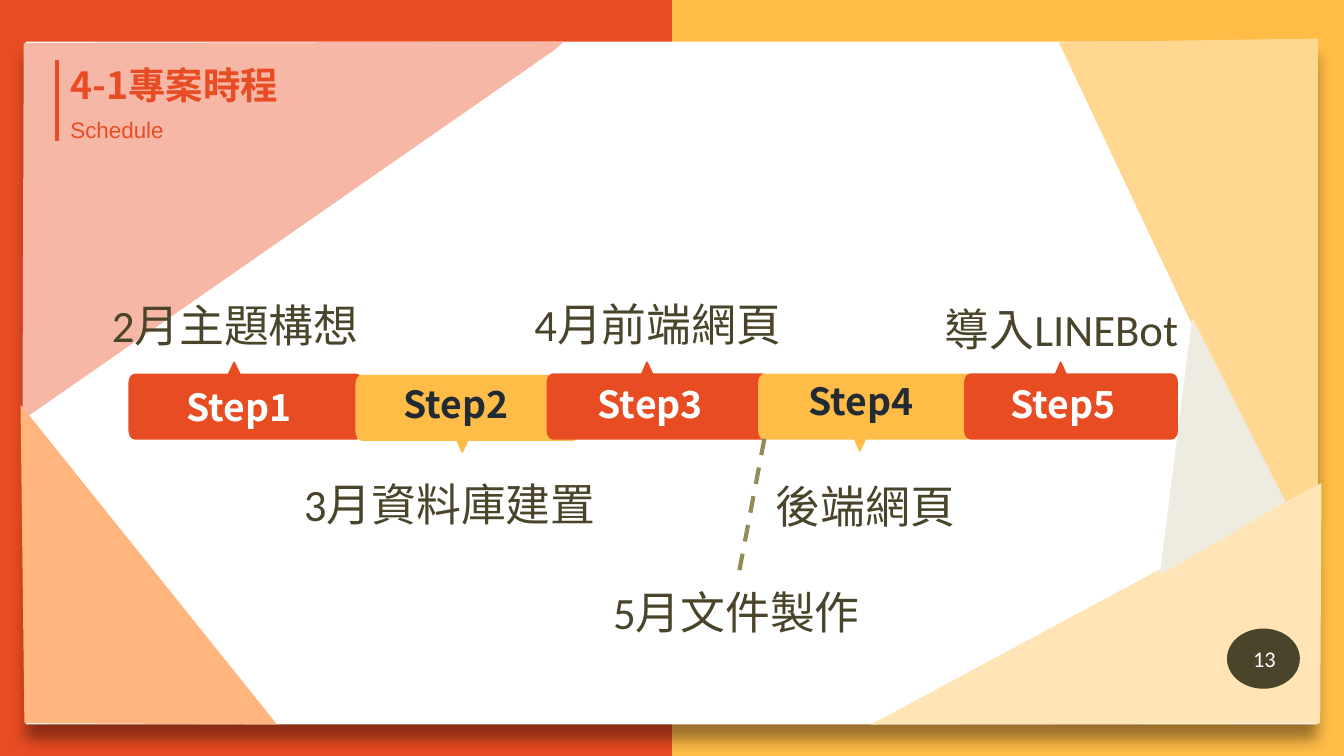
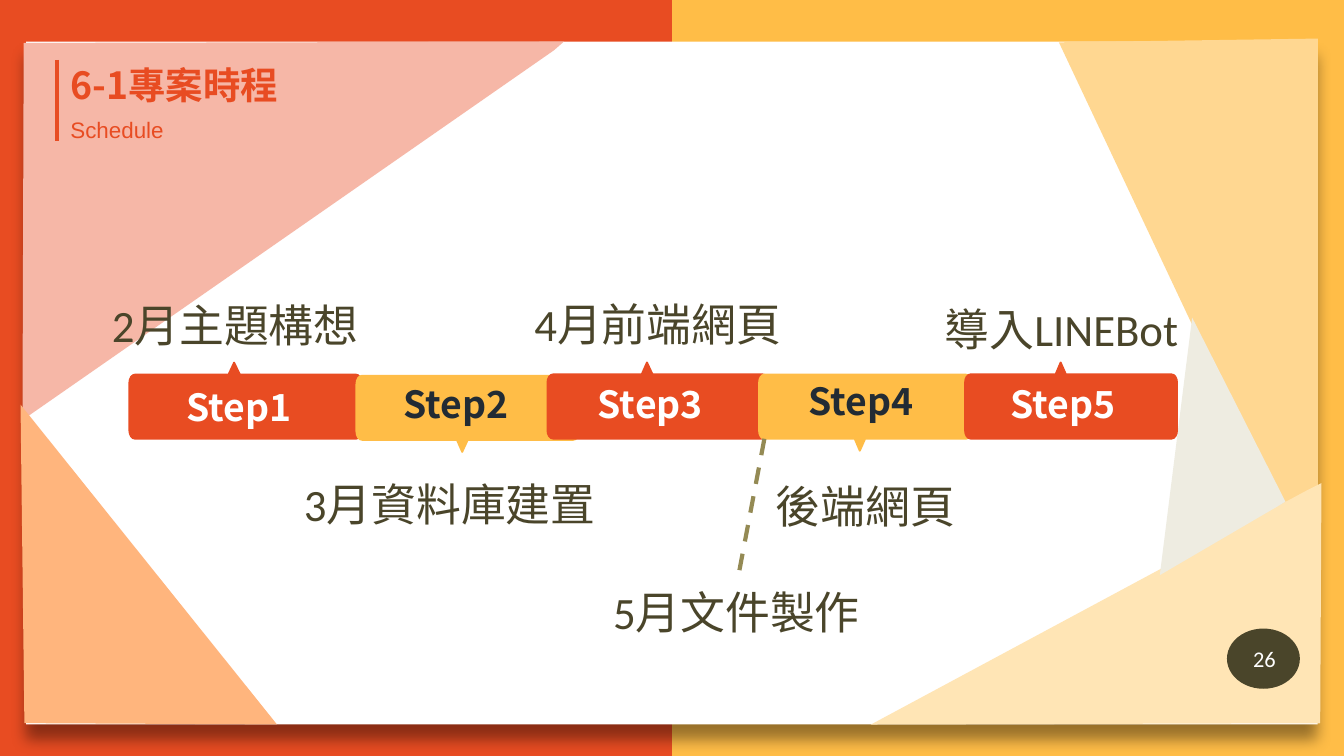
Before and after one commit to N1066442/board-game, a slide deck: slide 26 of 第109408組-AOWU桌遊GO-ppt.pptx (slide 13 before the commit). Drawn at 1344x756 pixels with LibreOffice and Linux fonts; fonts in the diff are those of the drawing; background and template pictures are left out. Boxes give left, top, right and bottom in pixels: in the first picture for what was removed or moved away, otherwise in the second. Text is boxed around its words. In the diff, an @@ line names an element or a change of style, - is before the commit and + after.

```diff
--- a/第109408組-AOWU桌遊GO-ppt.pptx
+++ b/第109408組-AOWU桌遊GO-ppt.pptx
@@ text at (70,67,277,103): text changed @@
-4-1專案時程
+6-1專案時程
@@ page number at (1253,652,1276,667): text changed @@
-13
+26
```
Also in this commit, not shown: 5 other slides changed, 8 slides added, 1 slide removed, 3 other files.
